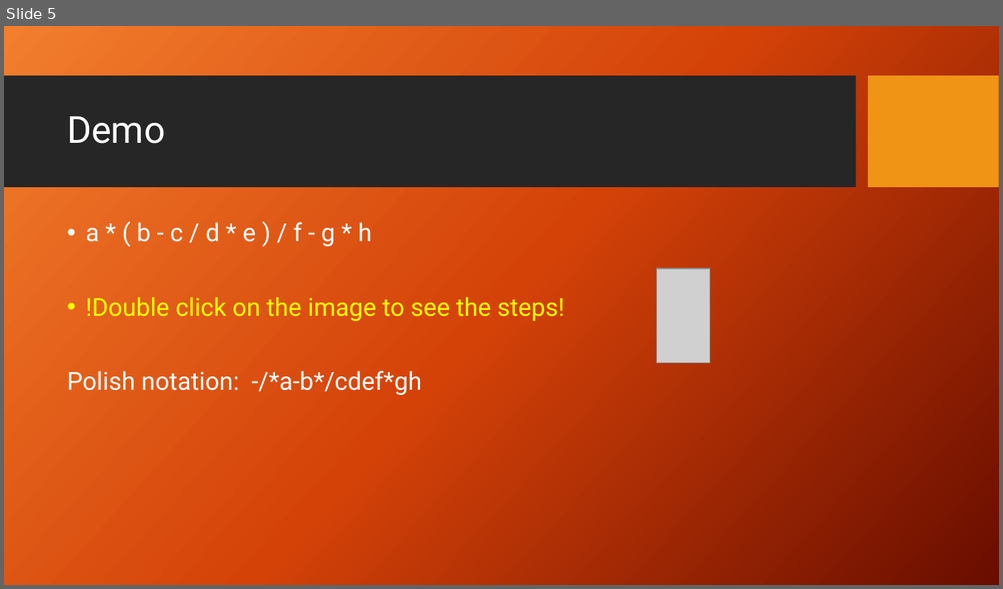
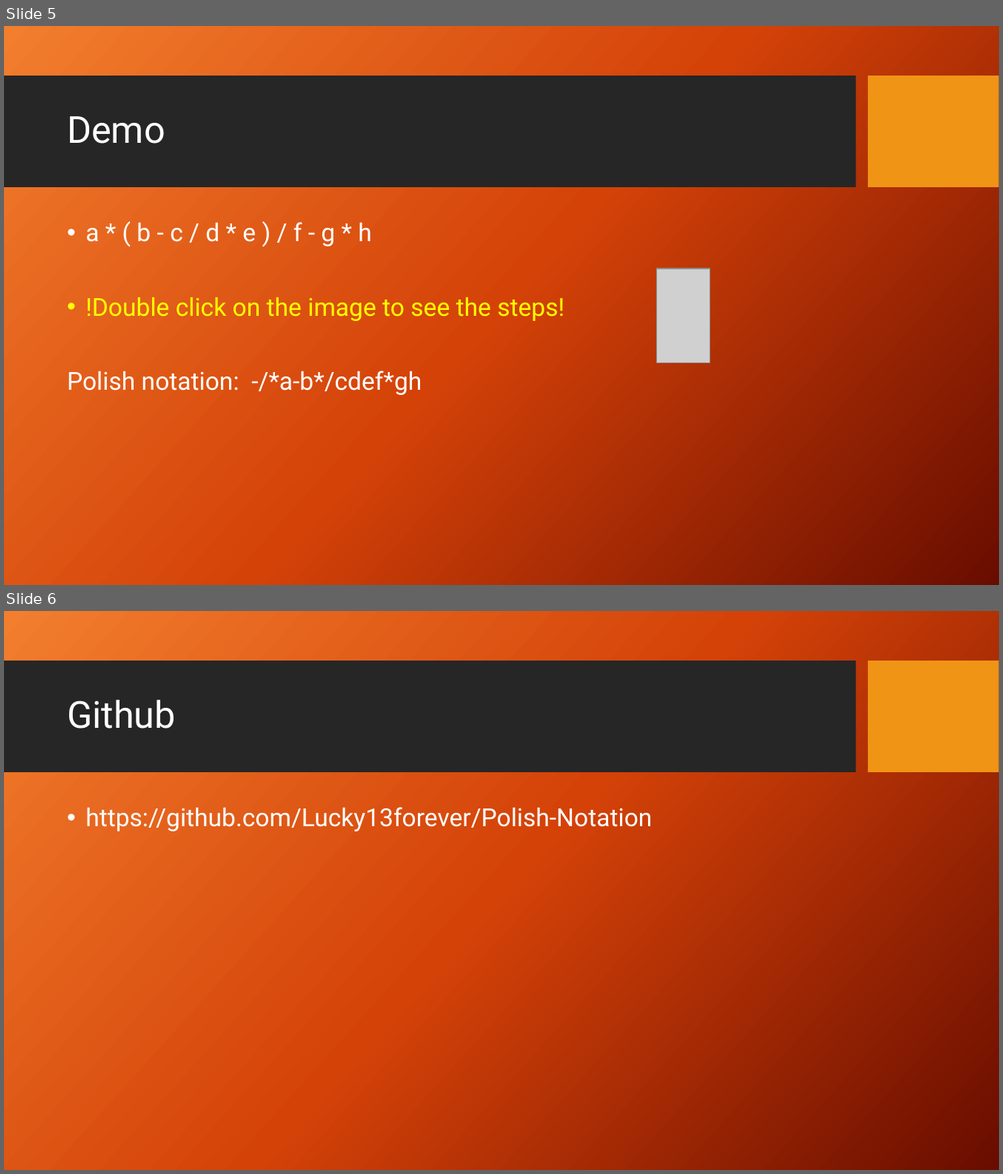
Before and after one commit to Lucky13forever/Polish-Notation, a slide deck: Polish Notation.pptx. Shown one above the other, each under a label of ours: slide 5 before the commit, slides 5 and 6 after it. The pictures are 1003x589 and 1003x1174 pixels, drawn with LibreOffice and Linux fonts; fonts in the diff are those of the drawing; grey boxes stand for pictures; background and template pictures are left out. Boxes give left, top, right and bottom in pixels: in the first picture for what was removed or moved away, otherwise in the second. Text is boxed around its words. In the diff, an @@ line names an element or a change of style, - is before the commit and + after.

```diff
--- a/Polish Notation.pptx
+++ b/Polish Notation.pptx
@@ slide 6 added at box(4, 611, 999, 1170), background picture (left out); not listed: 2 template elements that a slide beside it also shows @@
@@ title added at box(67, 700, 176, 729), 36 pt, text #FFFFFF @@
+Github
@@ text added at box(85, 807, 652, 832), 24 pt, text #FFFFFF @@
+• https://github.com/Lucky13forever/Polish-Notation
```
